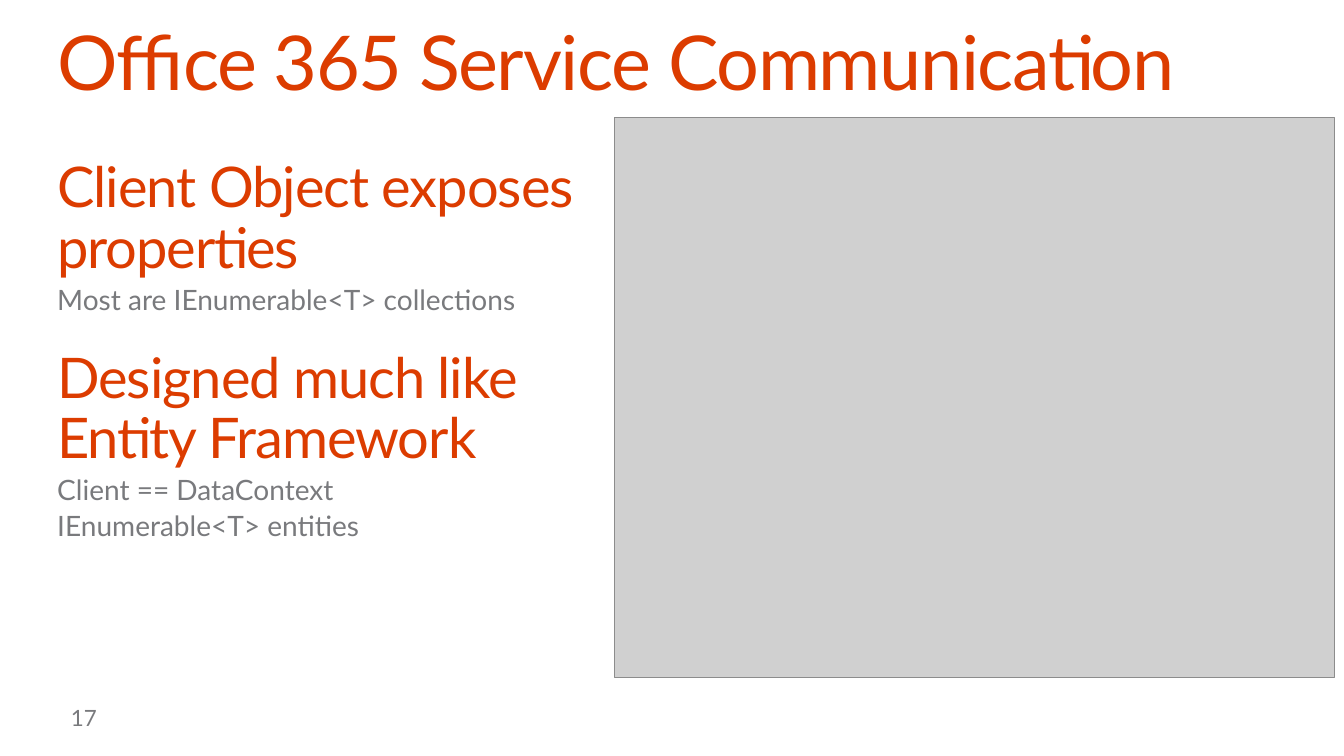
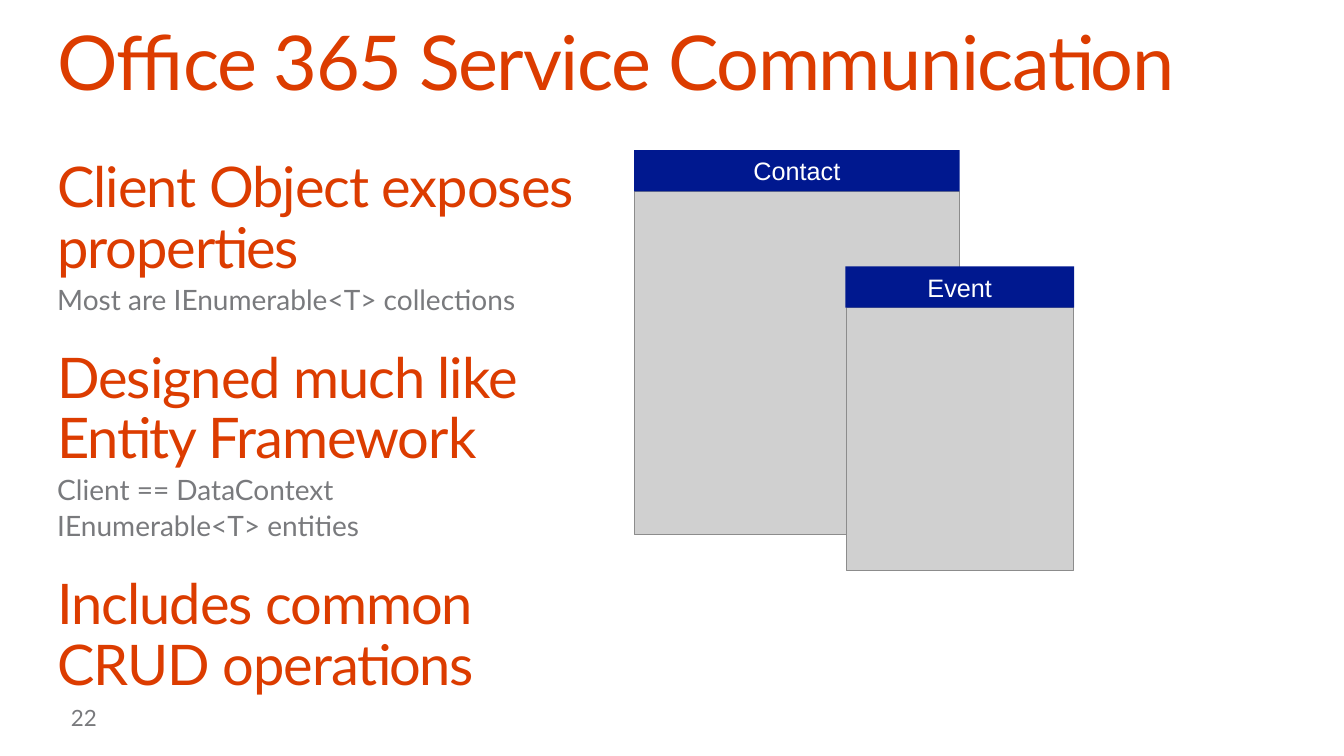
Before and after one commit to OfficeDev/TrainingContent, a slide deck: slide 22 of O3654-5 Deep dive into native Universal Windows App Development with Office 365 APIs/Deep Dive into native Universal App development with Office 365 APIs.pptx (slide 17 before the commit). Drawn at 1344x756 pixels with LibreOffice and Linux fonts; fonts in the diff are those of the drawing; grey boxes stand for pictures; background and template pictures are left out. Boxes give left, top, right and bottom in pixels: in the first picture for what was removed or moved away, otherwise in the second. Text is boxed around its words. In the diff, an @@ line names an element or a change of style, - is before the commit and + after.

Commit message:
Deck updates

```diff
--- a/O3654-5 Deep dive into native Universal Windows App Development with Office 365 APIs/Deep Dive into native Universal App development with Office 365 APIs.pptx
+++ b/O3654-5 Deep dive into native Universal Windows App Development with Office 365 APIs/Deep Dive into native Universal App development with Office 365 APIs.pptx
@@ picture removed at <box>615,117,1334,678</box> @@
@@ rectangle added at <box>634,150,960,192</box>, fill #00188F, 18 pt, text #FFFFFF @@
+Contact
@@ picture added at <box>634,192,960,535</box> @@
@@ rectangle added at <box>845,266,1074,308</box>, fill #00188F, 18 pt, text #FFFFFF @@
+Event
@@ picture added at <box>847,308,1074,571</box> @@
@@ text at <box>57,582,474,695</box>: paragraph added @@
+Includes common CRUD operations
@@ page number at <box>71,710,97,726</box>: text changed @@
-17
+22
```
Also in this commit, not shown: 5 slides added.
